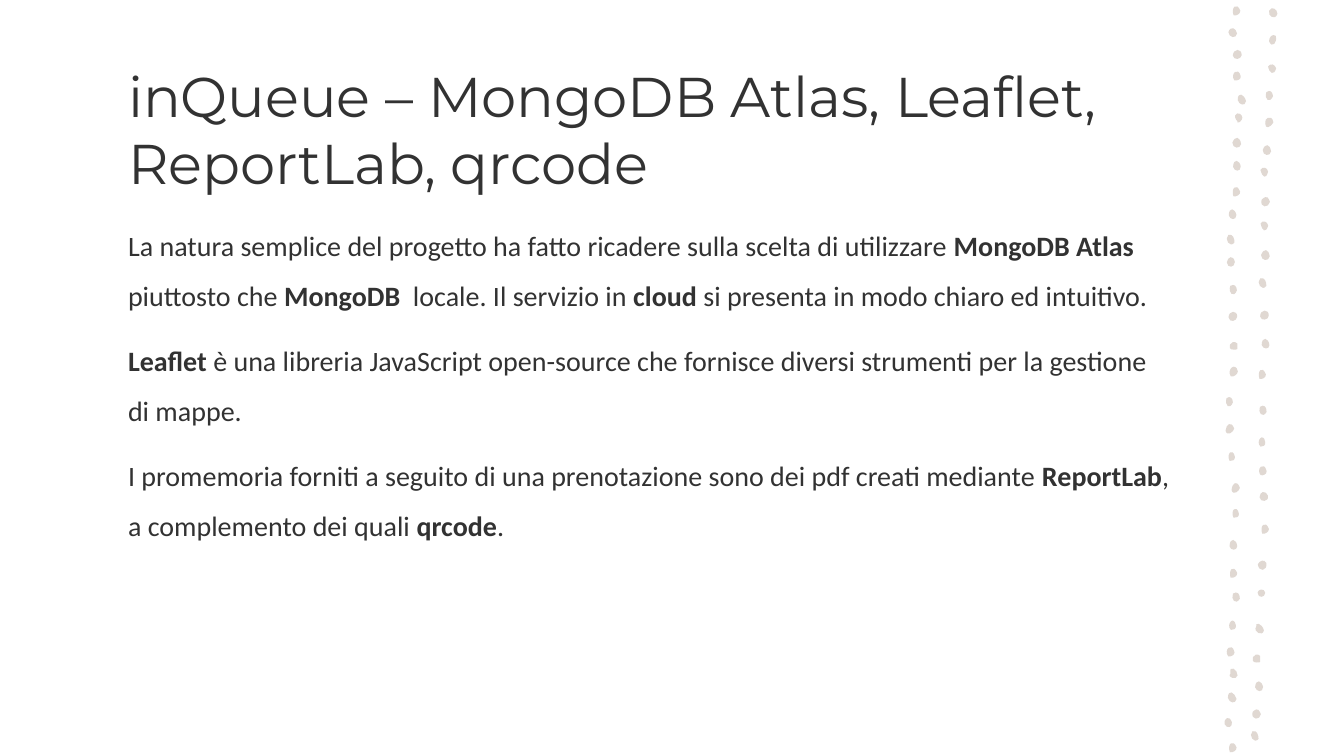
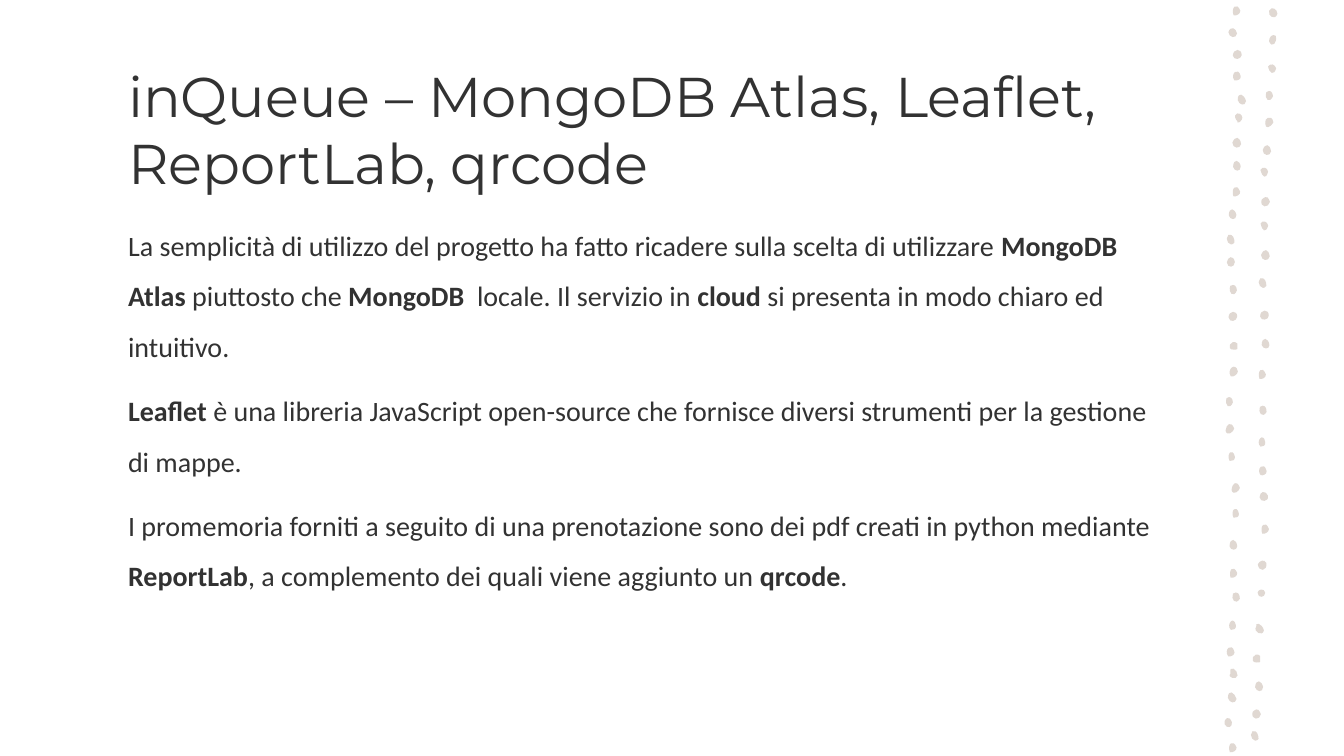
Before and after one commit to frncp/InQueue, a slide deck: slide 10 of slides/inQueue.pptx. Drawn at 1344x756 pixels with LibreOffice and Linux fonts; fonts in the diff are those of the drawing. Boxes give left, top, right and bottom in pixels: in the first picture for what was removed or moved away, otherwise in the second. Text is boxed around its words. In the diff, an @@ line names an element or a change of style, - is before the commit and + after.

Commit message:
updated presentation

```diff
--- a/slides/inQueue.pptx
+++ b/slides/inQueue.pptx
@@ text at [128, 236, 1117, 357]: text changed @@
-La natura semplice del progetto ha fatto ricadere sulla scelta di utilizzare MongoDB Atlas piuttosto che MongoDB locale. Il servizio in cloud si presenta in modo chiaro ed intuitivo.
+La semplicità di utilizzo del progetto ha fatto ricadere sulla scelta di utilizzare MongoDB Atlas piuttosto che MongoDB locale. Il servizio in cloud si presenta in modo chiaro ed intuitivo.
@@ text at [128, 516, 1149, 591]: text changed @@
-I promemoria forniti a seguito di una prenotazione sono dei pdf creati mediante ReportLab, a complemento dei quali qrcode.
+I promemoria forniti a seguito di una prenotazione sono dei pdf creati in python mediante ReportLab, a complemento dei quali viene aggiunto un qrcode.
```
Also in this commit, not shown: 5 other slides changed, 1 other file.
